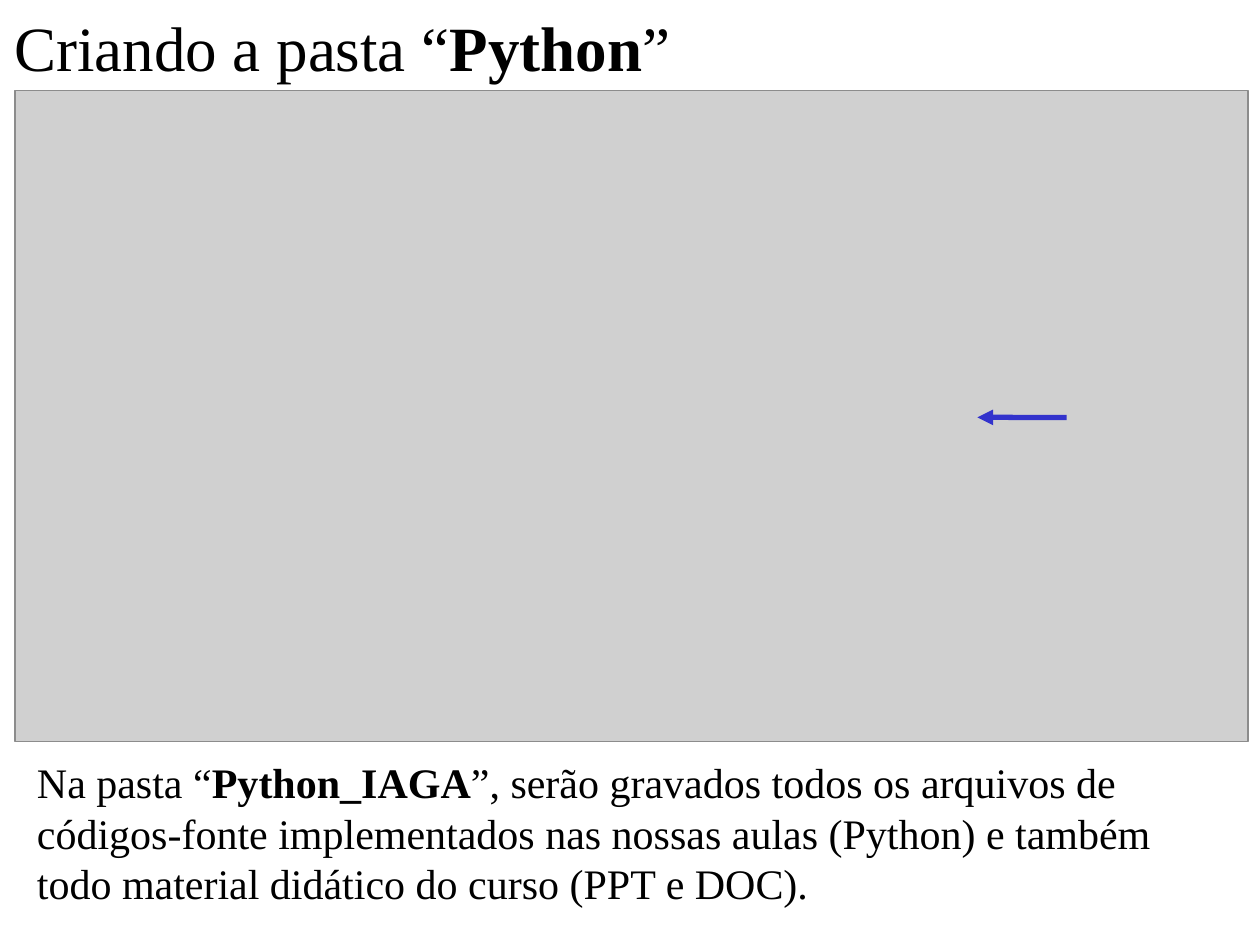
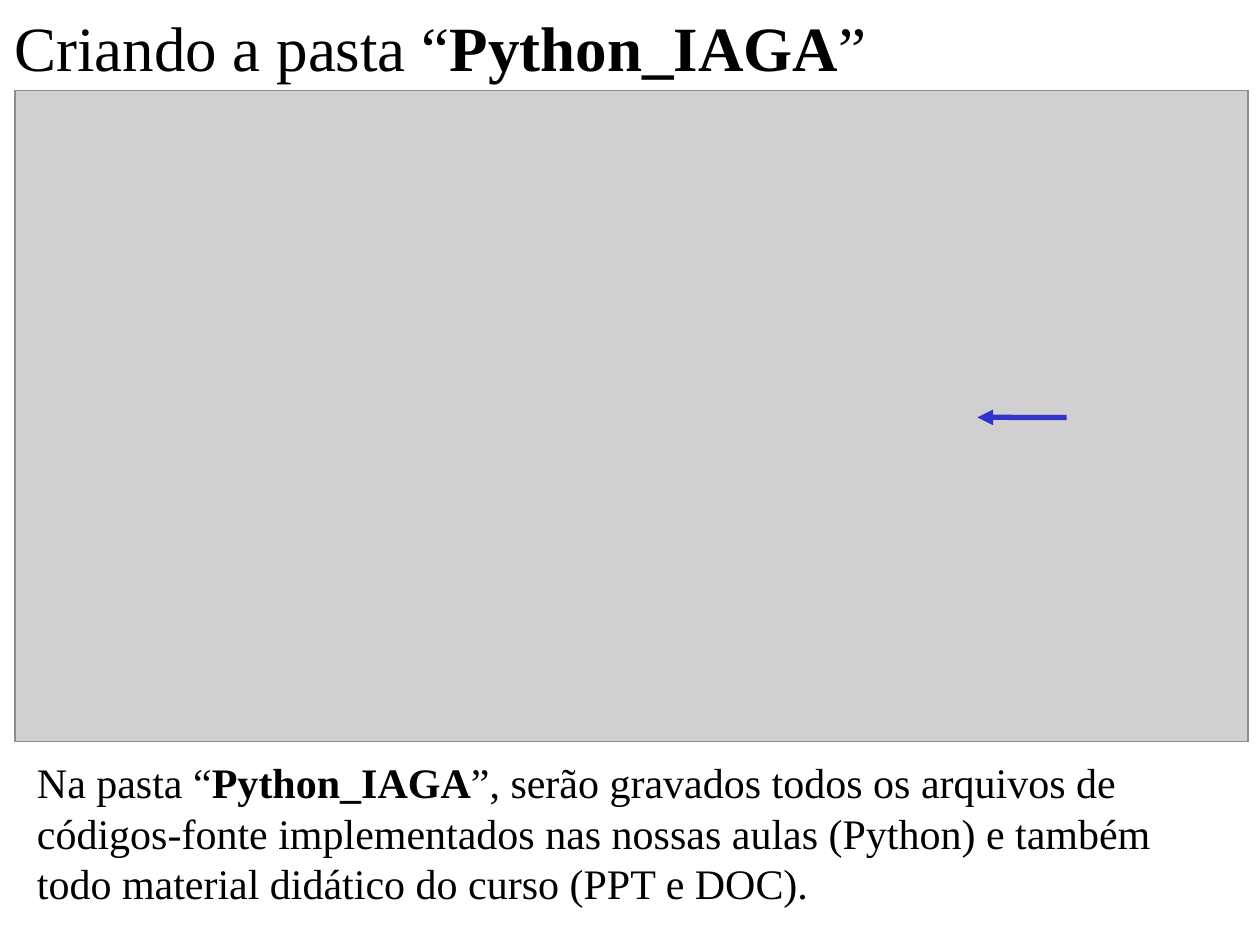
Before and after one commit to omerobertol/Python_IAGA, a slide deck: slide 3 of PPT/git e GitHub.ppt. Drawn at 1260x945 pixels with LibreOffice and Linux fonts; fonts in the diff are those of the drawing; grey boxes stand for pictures. Boxes give left, top, right and bottom in pixels: in the first picture for what was removed or moved away, otherwise in the second. Text is boxed around its words. In the diff, an @@ line names an element or a change of style, - is before the commit and + after.

```diff
--- a/PPT/git e GitHub.ppt
+++ b/PPT/git e GitHub.ppt
@@ text at (14, 27, 867, 83): text changed @@
-Criando a pasta “Python”
+Criando a pasta “Python_IAGA”
```
Also in this commit, not shown: 11 other files.
